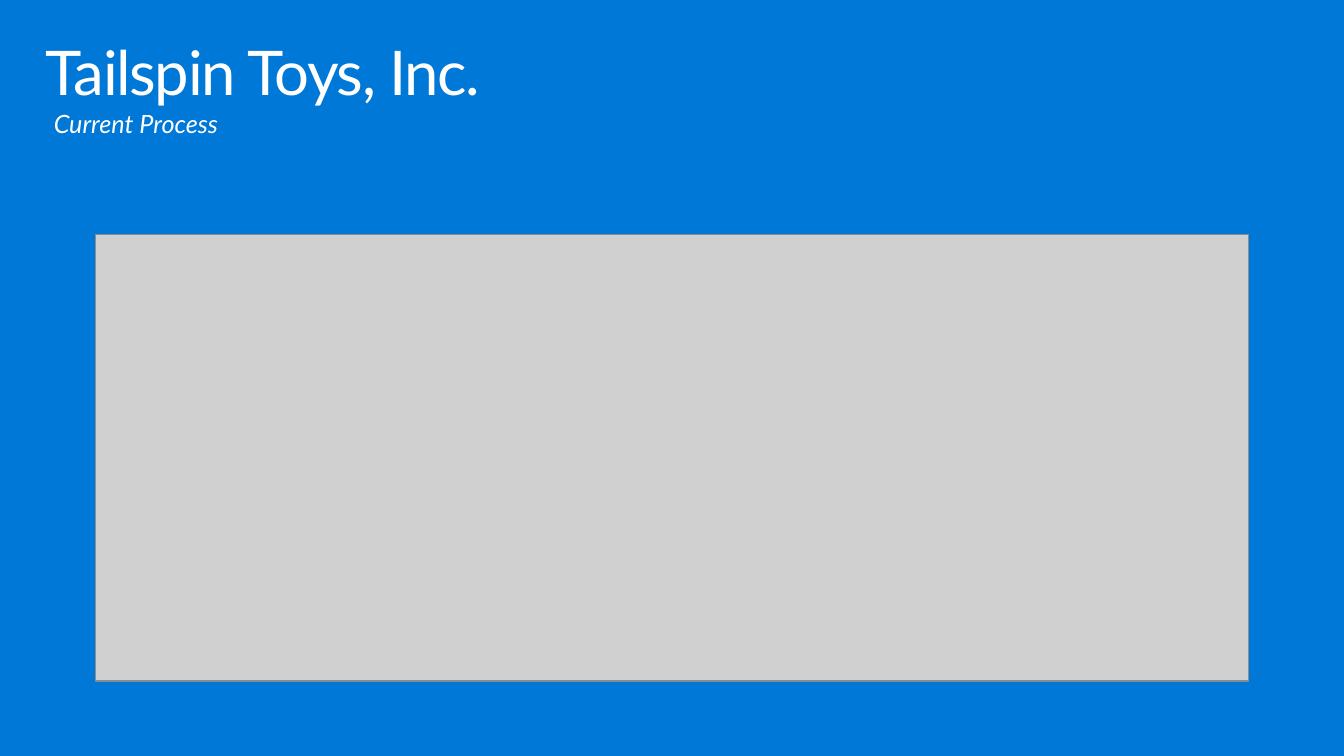
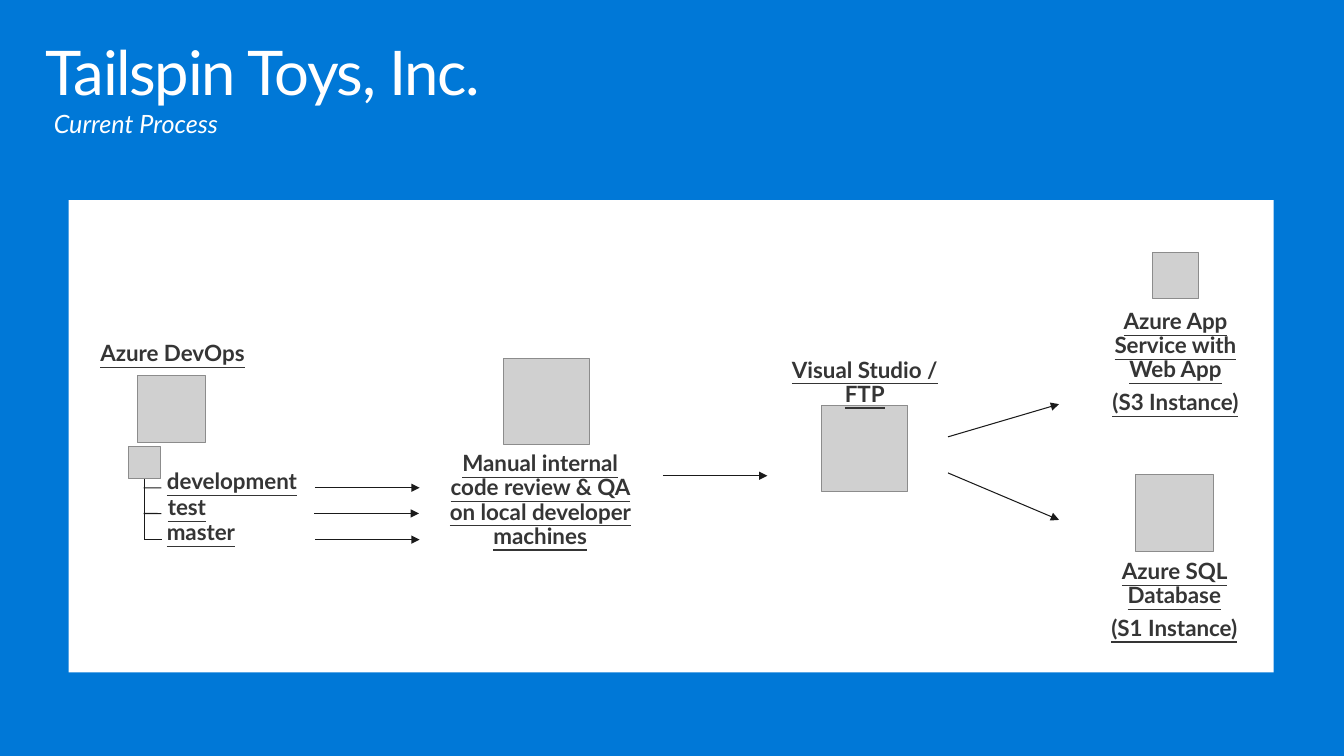
Before and after one commit to yashmadan123/MCW-Continuous-delivery-in-Azure-DevOps, a slide deck: slide 10 of Whiteboard design session/WDS trainer presentation - Continuous delivery in VSTS and Azure.pptx. Drawn at 1344x756 pixels with LibreOffice and Linux fonts; fonts in the diff are those of the drawing; grey boxes stand for pictures. Boxes give left, top, right and bottom in pixels: in the first picture for what was removed or moved away, otherwise in the second. Text is boxed around its words. In the diff, an @@ line names an element or a change of style, - is before the commit and + after.

```diff
--- a/Whiteboard design session/WDS trainer presentation - Continuous delivery in VSTS and Azure.pptx
+++ b/Whiteboard design session/WDS trainer presentation - Continuous delivery in VSTS and Azure.pptx
@@ picture removed at (x1=95, y1=235, x2=1248, y2=682) @@
@@ group added at (x1=69, y1=201, x2=1274, y2=674): 8 texts, 6 pictures, 6 arrows, 5 lines, 1 rectangle @@
+Azure App Service with Web App
+(S3 Instance)
+Azure SQL Database
+(S1 Instance)
+Manual internal code review & QA on local developer machines
+Visual Studio / FTP
+master
+Azure DevOps
+test
+development
```
Also in this commit, not shown: 3 other slides changed, 1 slide added, 1 slide removed, 2 other files.
